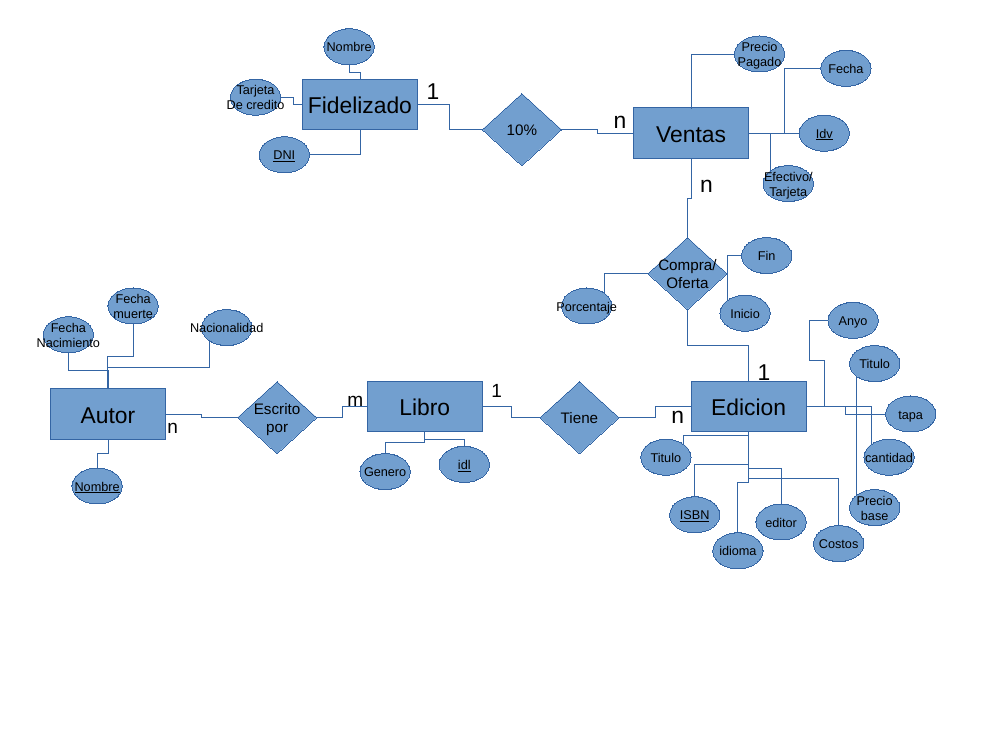
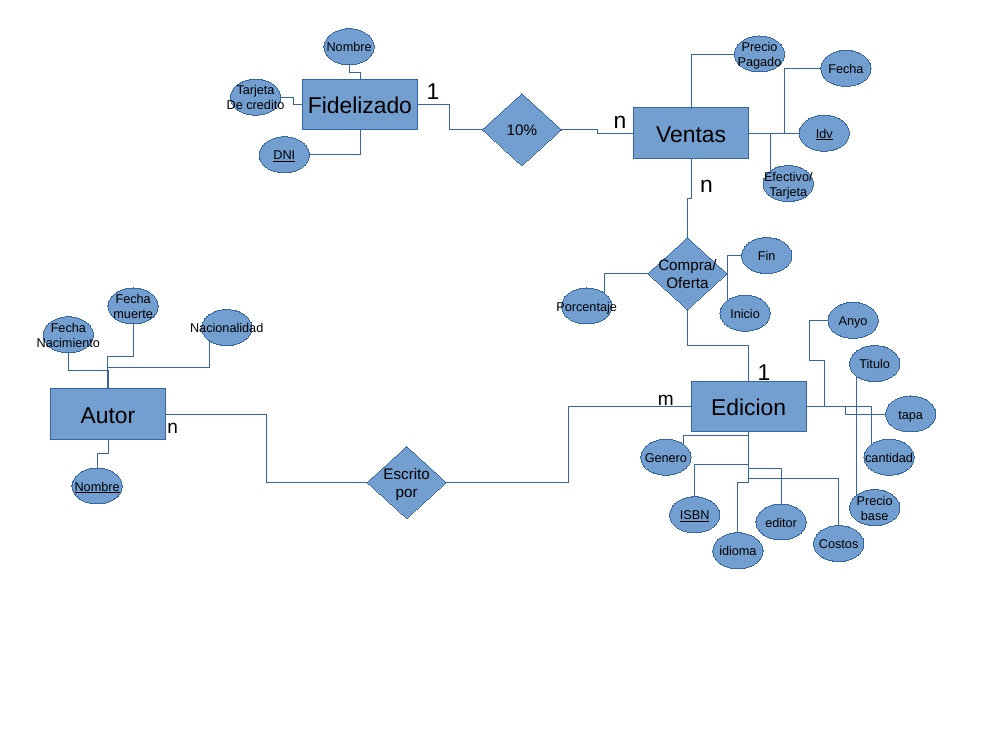
Before and after one commit to GonzaloMC7/EDAT, a slide deck: slide 1 of ER-p1.odp. Drawn at 1008x756 pixels with LibreOffice and Linux fonts; fonts in the diff are those of the drawing. Boxes give left, top, right and bottom in pixels: in the first picture for what was removed or moved away, otherwise in the second. Text is boxed around its words. In the diff, an @@ line names an element or a change of style, - is before the commit and + after.

```diff
--- a/ER-p1.odp
+++ b/ER-p1.odp
@@ rectangle removed at (x1=368, y1=381, x2=483, y2=432) @@
-Libro
@@ text removed at (x1=491, y1=384, x2=502, y2=397) @@
-1
@@ diamond removed at (x1=541, y1=381, x2=620, y2=454) @@
-Tiene
@@ text "m" moved from (x1=347, y1=395, x2=363, y2=407) to (x1=658, y1=394, x2=674, y2=407) @@
@@ elbow line moved from (166, 414) - (238, 418) to (166, 414) - (368, 483) @@
@@ elbow line removed from (316, 418) to (368, 407) @@
@@ elbow line moved from (483, 407) - (541, 418) to (446, 483) - (692, 407) @@
@@ elbow line removed from (619, 418) to (692, 407) @@
@@ text removed at (x1=671, y1=406, x2=684, y2=423) @@
-n
@@ diamond "Escrito" moved from (x1=238, y1=381, x2=317, y2=454) to (x1=368, y1=446, x2=447, y2=519) @@
@@ elbow line removed from (385, 454) to (425, 432) @@
@@ elbow line removed from (425, 432) to (465, 446) @@
@@ ellipse removed at (x1=439, y1=446, x2=489, y2=482) @@
-idl
@@ ellipse "Genero" moved from (x1=360, y1=454, x2=411, y2=489) to (x1=641, y1=439, x2=692, y2=475) @@
@@ ellipse removed at (x1=641, y1=439, x2=692, y2=475) @@
-Titulo
```
Also in this commit, not shown: 2 other files.
